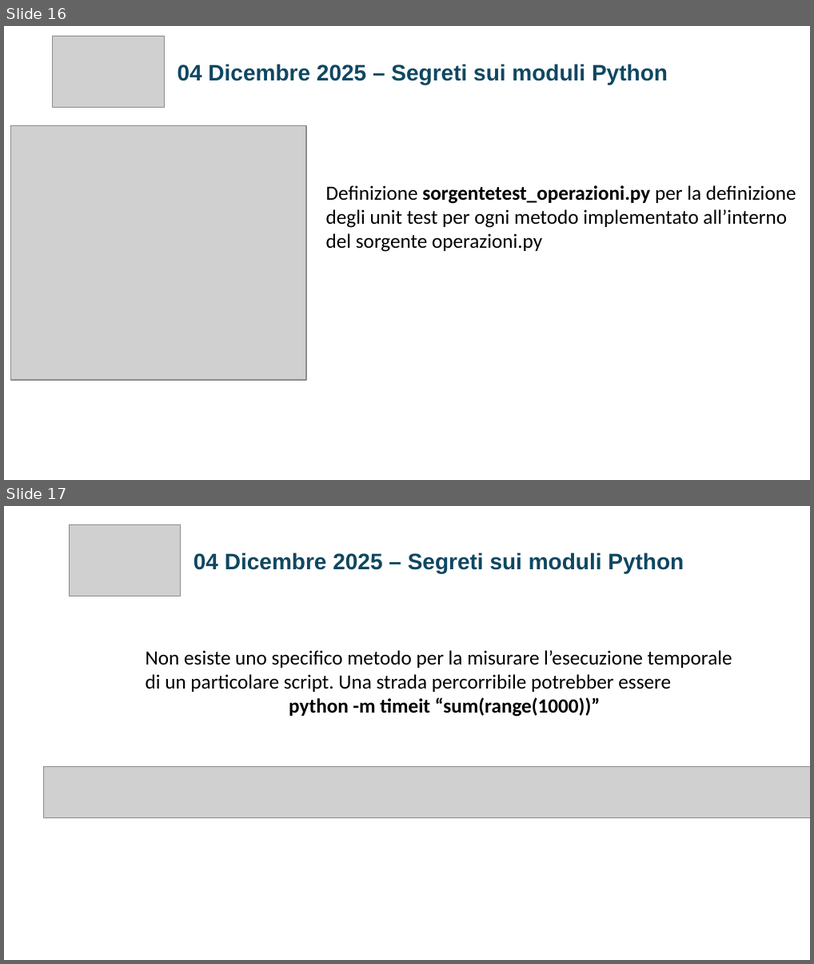
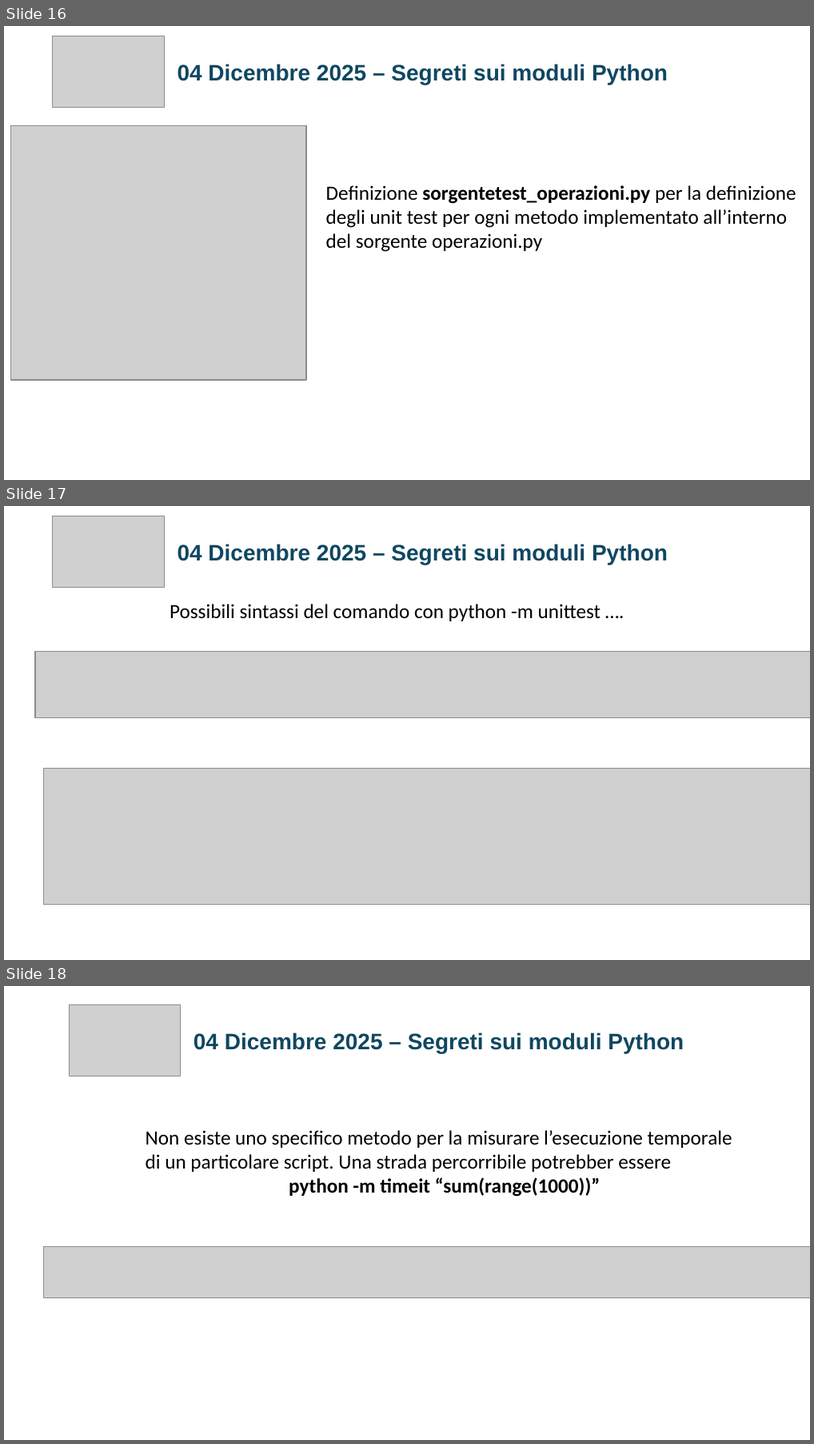
Before and after one commit to jobFrancoNet/segretiModulePython, a slide deck: SEGRETI_MODULI_PYTHON_FINALSLIDE.pptx. Shown one above the other, each under a label of ours: slides 16 and 17 before the commit, slides 16, 17 and 18 after it. The pictures are 814x964 and 814x1444 pixels, drawn with LibreOffice and Linux fonts; fonts in the diff are those of the drawing; grey boxes stand for pictures. Boxes give left, top, right and bottom in pixels: in the first picture for what was removed or moved away, otherwise in the second. Text is boxed around its words. In the diff, an @@ line names an element or a change of style, - is before the commit and + after.

Commit message:
aggiornata release slide talk'

```diff
--- a/SEGRETI_MODULI_PYTHON_FINALSLIDE.pptx
+++ b/SEGRETI_MODULI_PYTHON_FINALSLIDE.pptx
@@ slide 17 added at (4, 506, 810, 960), background #FFFFFF @@
@@ picture added at (52, 516, 165, 588) @@
@@ text added at (178, 544, 668, 564), 20 pt, text #0F4761, bold @@
+04 Dicembre 2025 – Segreti sui moduli Python
@@ text added at (170, 604, 601, 621), 18 pt, text #000000 @@
+Possibili sintassi del comando con python -m unittest ….
@@ picture added at (35, 651, 810, 717) @@
@@ picture added at (43, 768, 810, 904) @@
@@ what was slide 17 is now slide 18 @@
```
